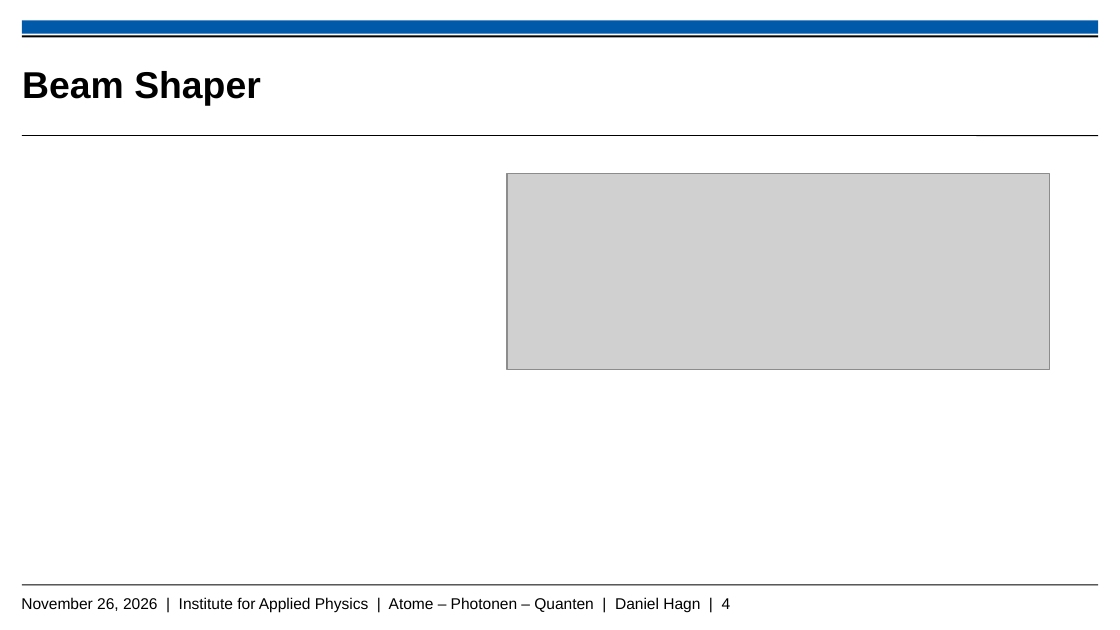
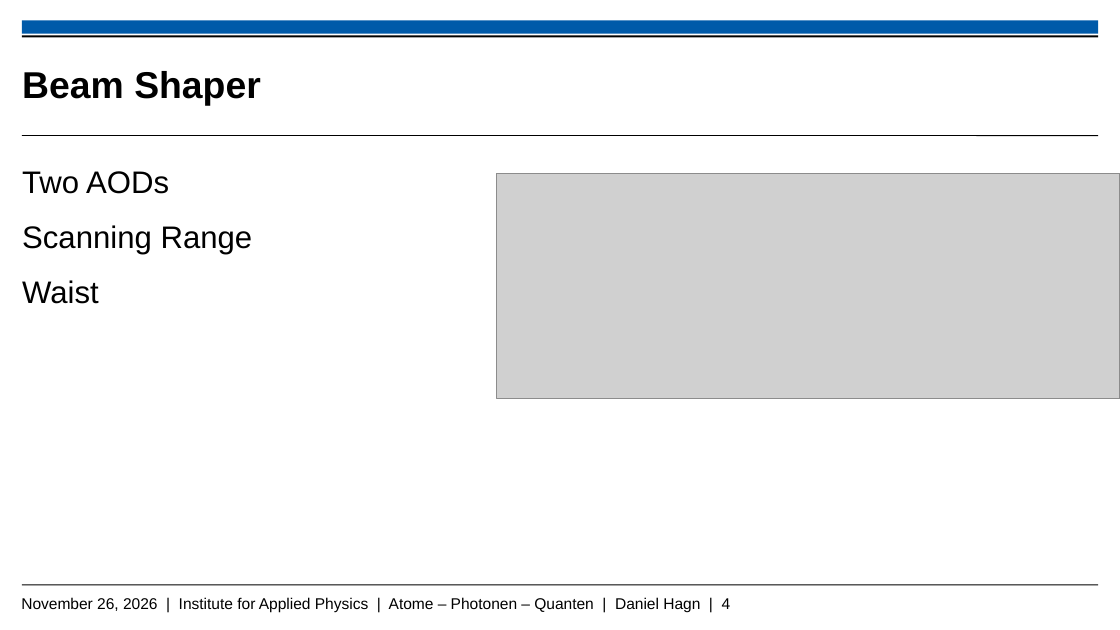
Before and after one commit to Daniel-Hagn-physik/Masterthesis_Backup, a slide deck: slide 4 of Hagn_Daniel_Mastervortrag.pptx. Drawn at 1120x630 pixels with LibreOffice and Linux fonts; fonts in the diff are those of the drawing; grey boxes stand for pictures; background and template pictures are left out. Boxes give left, top, right and bottom in pixels: in the first picture for what was removed or moved away, otherwise in the second. Text is boxed around its words. In the diff, an @@ line names an element or a change of style, - is before the commit and + after.

```diff
--- a/Hagn_Daniel_Mastervortrag.pptx
+++ b/Hagn_Daniel_Mastervortrag.pptx
@@ text added at bbox=[22, 171, 253, 304], 20 pt, text #000000 @@
+Two AODs
+Scanning Range
+Waist
@@ picture: place and size @@
-picture at bbox=[507, 174, 1049, 370]
+picture at bbox=[497, 174, 1120, 399]
```
Also in this commit, not shown: 4 other slides changed, 4 slides added, 2 slides removed, 5 other files.
